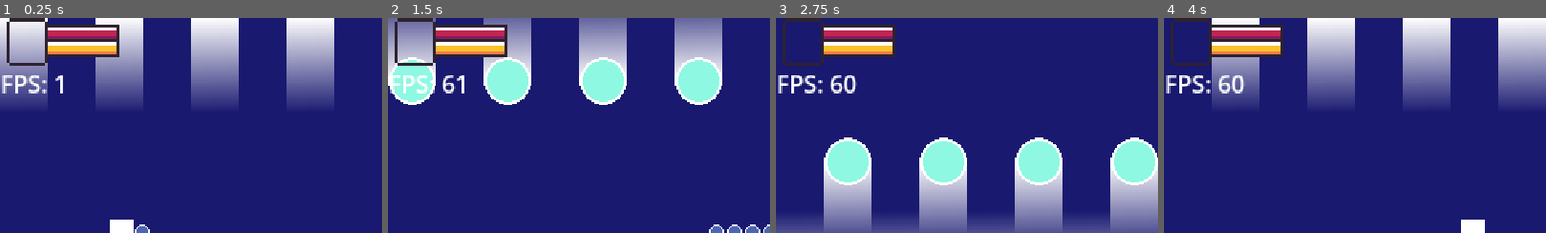
Above: before the commit, frames 1-4 (left to right).
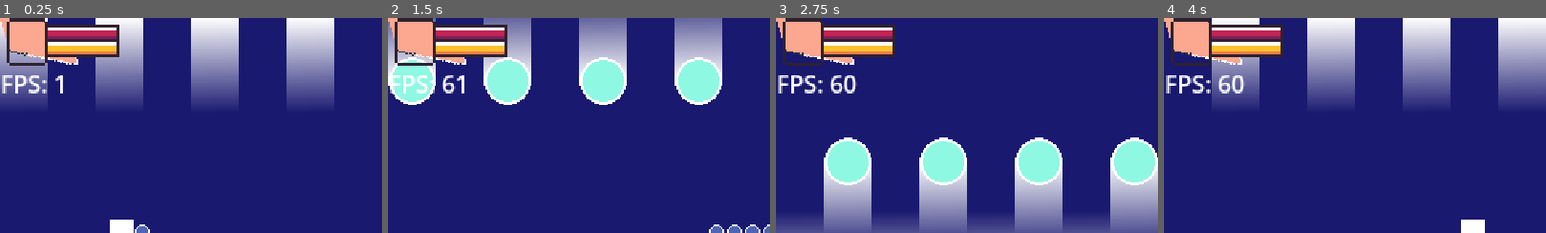
Above: after the commit, the same moments.

Repository: Amanda-Furtado/Bullet-Hell-Jam-5
Game: Godot game, scene res://Game/Worlds/TheStarLevel.tscn
Two runs of this game, one before a commit and one after it. Both use one fixed random seed, a clock stepped at 60 frames per second and the inputs below. This scene is started directly instead of the project's main scene.
Inputs:
- Up to frame 1 (0.25 s): no input
- Up to frame 2 (1.5 s): hold D (right_key) 0.53-1.28 s; hold S (down_key) from 1.28 s (still down)
- Up to frame 3 (2.75 s): release S (down_key) at 2.03 s; hold D (right_key) from 2.03 s (still down)
- Up to frame 4 (4 s): release D (right_key) at 2.78 s; hold W (up_key) 2.78-3.53 s; hold A (left_key) from 3.53 s (still down)
The pictures show only the part of the screen within x 0-50%, y 0-50%; the shares and areas given below are measured in that part.

The runs differ from the first frame. In frame 1, 1.7% of the frame differs, in the area x 0-21%, y 0-22%; in frame 2, 1.7%; in frame 3, 1.7%; in frame 4, 1.7%.

Commit message:
teh star is ruining e

Diff:
--- /dev/null
+++ b/Game/Bosses/The Star/Fragment.tscn
@@ -0,0 +1,65 @@
+[gd_scene load_steps=10 format=3 uid="uid://8ea6gacj1x01"]
+
+[ext_resource type="Script" path="res://Game/Bosses/The Star/FragmentTop.gd" id="1_b374v"]
+[ext_resource type="Texture2D" uid="uid://p3nhif25lw74" path="res://Assets/Bosses/The Star/x_part_spr.png" id="1_wqpwy"]
+[ext_resource type="PackedScene" uid="uid://bgwifd333bbxf" path="res://Game/Bullets/boss moon bullets/lil_star_bullet.tscn" id="2_7unb4"]
+[ext_resource type="Script" path="res://Components/Damage/Hitbox.gd" id="3_yxdau"]
+[ext_resource type="Script" path="res://Components/Stats/Stats.gd" id="4_te1y2"]
+[ext_resource type="Script" path="res://Components/Effects/scale_effect.gd" id="9_5mmyl"]
+[ext_resource type="Script" path="res://Components/Effects/destroyed_effect.gd" id="10_hrmvq"]
+[ext_resource type="Script" path="res://Components/Spawners/Spawn.gd" id="11_vnuqg"]
+[ext_resource type="PackedScene" uid="uid://bkcb672ohnlf3" path="res://Resources/Visual/Explosions/explosion_veffect.tscn" id="12_6rxo2"]
+
+[node name="Fragment" type="Node2D" node_paths=PackedStringArray("barrel_origin")]
+rotation = -0.785398
+script = ExtResource("1_b374v")
+bullet = ExtResource("2_7unb4")
+bullet_count = 10
+arc = 15.0
+fire_rate = 3.0
+barrel_origin = NodePath("BulletMarker")
+
+[node name="Sprite" type="Sprite2D" parent="."]
+rotation = 3.14159
+texture = ExtResource("1_wqpwy")
+offset = Vector2(-24, -24)
+
+[node name="Hitbox" type="Area2D" parent="."]
+position = Vector2(24, 24)
+rotation = 3.14159
+collision_layer = 0
+collision_mask = 4
+monitorable = false
+script = ExtResource("3_yxdau")
+
+[node name="CollisionPolygon2D" type="CollisionPolygon2D" parent="Hitbox"]
+position = Vector2(24, 24)
+polygon = PackedVector2Array(0, 0, 0, -24, -40, -40, -24, 0)
+
+[node name="BulletMarker" type="Marker2D" parent="."]
+position = Vector2(40, 40)
+
+[node name="ScaleEffect" type="Node" parent="." node_paths=PackedStringArray("sprite")]
+script = ExtResource("9_5mmyl")
+sprite = NodePath("../Sprite")
+scale_amount = Vector2(1.2, 1.2)
+scale_duration = 0.1
+
+[node name="DestroyedEffect" type="Node" parent="." node_paths=PackedStringArray("actor", "stats", "dest_ef_spawner")]
+script = ExtResource("10_hrmvq")
+actor = NodePath("..")
+stats = NodePath("../Stats")
+dest_ef_spawner = NodePath("DestroyedSpawner")
+
+[node name="DestroyedSpawner" type="Node2D" parent="DestroyedEffect"]
+script = ExtResource("11_vnuqg")
+scene = ExtResource("12_6rxo2")
+
+[node name="Stats" type="Node" parent="."]
+script = ExtResource("4_te1y2")
+
+[node name="ReverterTimer" type="Timer" parent="."]
+wait_time = 2.0
+autostart = true
+
+[connection signal="timeout" from="ReverterTimer" to="." method="_on_reverter_timer_timeout"]
--- /dev/null
+++ b/Game/Bosses/The Star/FragmentBot.gd
@@ -0,0 +1,12 @@
+extends Node2D
+
+
+var dir_vector: Vector2 = Vector2.UP
+
+
+func _ready() -> void:
+	pass
+
+
+func _process(delta: float) -> void:
+	look_at(dir_vector)
--- /dev/null
+++ b/Game/Bosses/The Star/FragmentTop.gd
@@ -0,0 +1,52 @@
+extends Node2D
+
+
+var rotation_incr: float = 0.01
+
+#BULLETs
+@export var bullet: PackedScene
+@export var bullet_count: int = 1
+@export_range(0, 360) var arc: float = 0.0
+@export_range(0, 20) var fire_rate: float = 2.0
+@export var barrel_origin: Node2D
+
+var can_shoot: bool = false
+var number_of_shoots: int = 12
+
+
+func _ready() -> void:
+	await get_tree().create_timer(2.0).timeout
+	can_shoot = true
+
+
+func _process(delta: float) -> void:
+	rotate(rotation_incr)
+	shoot()
+
+
+func _on_reverter_timer_timeout():
+	rotation_incr *= -1
+
+
+func shoot() -> void:
+	if can_shoot:
+		can_shoot = false
+		for i in bullet_count:
+			var new_bullet = bullet.instantiate()
+			new_bullet.position = barrel_origin.global_position if barrel_origin else global_position
+
+			if bullet_count == 1:
+				# new_bullet.rotation = global_rotation -> reto sempre
+				new_bullet.rotation = global_rotation
+			else:
+				var arc_rad = deg_to_rad(arc)
+				var increment = arc_rad / (bullet_count - 1)
+				new_bullet.global_rotation = (
+					# global_rotation + -> reto sempre
+					global_rotation +
+					increment * i -
+					arc_rad / 2
+				)
+			get_tree().root.call_deferred("add_child", new_bullet)
+		await get_tree().create_timer(1 / fire_rate).timeout
+		can_shoot = true
--- a/Game/Bosses/The Star/Scripts/TheStar.gd
+++ b/Game/Bosses/The Star/Scripts/TheStar.gd
@@ -1,4 +1,6 @@
 extends CharacterBody2D
+
+signal start_phase2
 
 @onready var stats = $Stats
 
@@ -9,8 +11,11 @@
 
 @onready var rotate_incr: float = 0.0
 
+var og_health: int
+var on_phase2: bool = false
 
 func _ready() -> void:
+	og_health = stats.health
 	for child in vertical.get_children():
 		child.stats.no_health.connect(func():
 			rotate_manager()
@@ -22,6 +27,14 @@
 			health_manager()
 			)
 
+	stats.health_changed.connect(func():
+		if on_phase2:
+			return
+		if stats.health <= og_health/2:
+			on_phase2 = true
+			start_phase2.emit()
+			#boss_sprites.play("phase2")
+		)
 
 func health_manager() -> void:
 	stats.health -= 15
--- a/Game/Worlds/Scripts/TheStarLevel.gd
+++ b/Game/Worlds/Scripts/TheStarLevel.gd
@@ -1,6 +1,28 @@
 extends Level
+
+
+@onready var star1 = $ShootingStars
+@onready var star2 = $ShootingStars2
+
+@onready var fragment_top = $FragmentTop
+@onready var fragment_bot = $FragmentBot
 
 
 func _ready() -> void:
 	super()
 	RenderingServer.set_default_clear_color(Color.MIDNIGHT_BLUE)
+
+	fragment_top.set_process(false)
+	#fragment_bot.set_process(false)
+
+	boss.start_phase2.connect(func():
+		phase2())
+
+
+func phase2() -> void:
+	fragment_top.set_process(true)
+	fragment_top.show()
+	#fragment_bot.set_process(true)
+	#fragment_bot.show()
+	remove_child(star1)
+	remove_child(star2)
--- a/Game/Worlds/TheStarLevel.tscn
+++ b/Game/Worlds/TheStarLevel.tscn
@@ -7,6 +7,7 @@
 [ext_resource type="PackedScene" uid="uid://c78ehdrxbyqf0" path="res://Game/User Interface/HUD.tscn" id="4_758gv"]
 [ext_resource type="PackedScene" uid="uid://bmmrexin7bc1w" path="res://Game/Bosses/The Star/ShootingStar.tscn" id="6_agcun"]
 [ext_resource type="PackedScene" uid="uid://bxe5nh2ej1176" path="res://Game/User Interface/DebugMenu.tscn" id="6_j0dqb"]
+[ext_resource type="PackedScene" uid="uid://8ea6gacj1x01" path="res://Game/Bosses/The Star/Fragment.tscn" id="8_2ard4"]
 
 [sub_resource type="TileSetAtlasSource" id="TileSetAtlasSource_s457o"]
 texture = ExtResource("2_hkhng")
@@ -105,38 +106,41 @@
 
 [node name="DebugMenu" parent="CanvasLayer" instance=ExtResource("6_j0dqb")]
 
-[node name="Starts" type="Node2D" parent="."]
-
-[node name="ShootingStars" parent="Starts" instance=ExtResource("6_agcun")]
+[node name="ShootingStars" parent="." instance=ExtResource("6_agcun")]
 position = Vector2(16, 0)
 dir_vector = Vector2(0, 1)
 
-[node name="ShootingStars2" parent="Starts" instance=ExtResource("6_agcun")]
+[node name="ShootingStars2" parent="." instance=ExtResource("6_agcun")]
 position = Vector2(48, 320)
 
-[node name="ShootingStars3" parent="Starts" instance=ExtResource("6_agcun")]
+[node name="Stars" type="Node2D" parent="."]
+
+[node name="ShootingStars3" parent="Stars" instance=ExtResource("6_agcun")]
 position = Vector2(80, 0)
 dir_vector = Vector2(0, 1)
 
-[node name="ShootingStars4" parent="Starts" instance=ExtResource("6_agcun")]
+[node name="ShootingStars4" parent="Stars" instance=ExtResource("6_agcun")]
 position = Vector2(112, 320)
 
-[node name="ShootingStars5" parent="Starts" instance=ExtResource("6_agcun")]
+[node name="ShootingStars5" parent="Stars" instance=ExtResource("6_agcun")]
 position = Vector2(144, 0)
 dir_vector = Vector2(0, 1)
 
-[node name="ShootingStars6" parent="Starts" instance=ExtResource("6_agcun")]
+[node name="ShootingStars6" parent="Stars" instance=ExtResource("6_agcun")]
 position = Vector2(176, 320)
 
-[node name="ShootingStars7" parent="Starts" instance=ExtResource("6_agcun")]
+[node name="ShootingStars7" parent="Stars" instance=ExtResource("6_agcun")]
 position = Vector2(208, 0)
 dir_vector = Vector2(0, 1)
 
-[node name="ShootingStars8" parent="Starts" instance=ExtResource("6_agcun")]
+[node name="ShootingStars8" parent="Stars" instance=ExtResource("6_agcun")]
 position = Vector2(240, 320)
 
-[node name="ShootingStars9" parent="Starts" instance=ExtResource("6_agcun")]
+[node name="ShootingStars9" parent="Stars" instance=ExtResource("6_agcun")]
 position = Vector2(272, 0)
 
-[node name="ShootingStars10" parent="Starts" instance=ExtResource("6_agcun")]
+[node name="ShootingStars10" parent="Stars" instance=ExtResource("6_agcun")]
 position = Vector2(304, 320)
+
+[node name="FragmentTop" parent="." instance=ExtResource("8_2ard4")]
+rotation = -0.261799
Not shown: 1 places in Game/Worlds/TheStarLevel.tscn that only renumber resources
